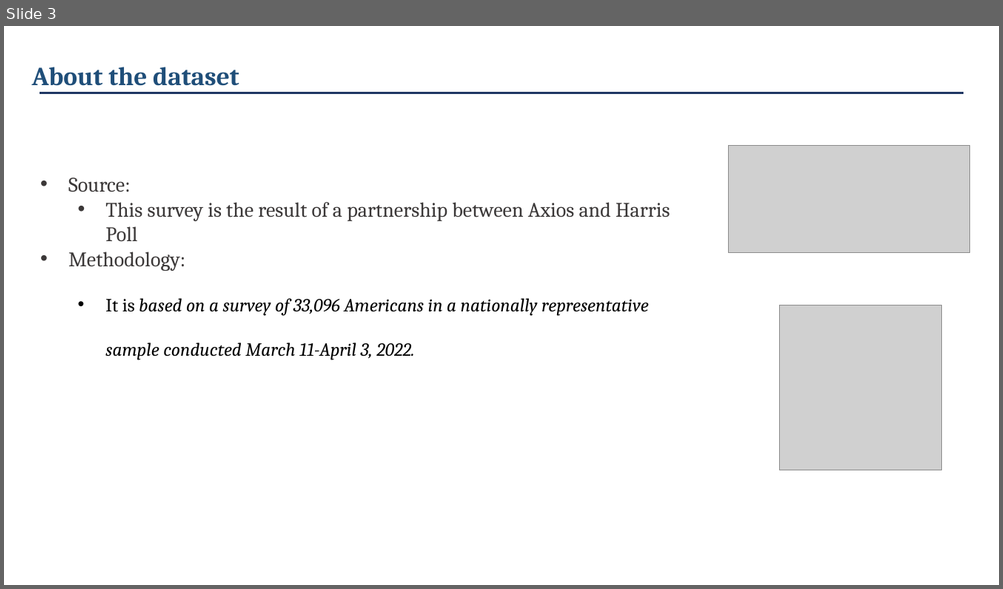
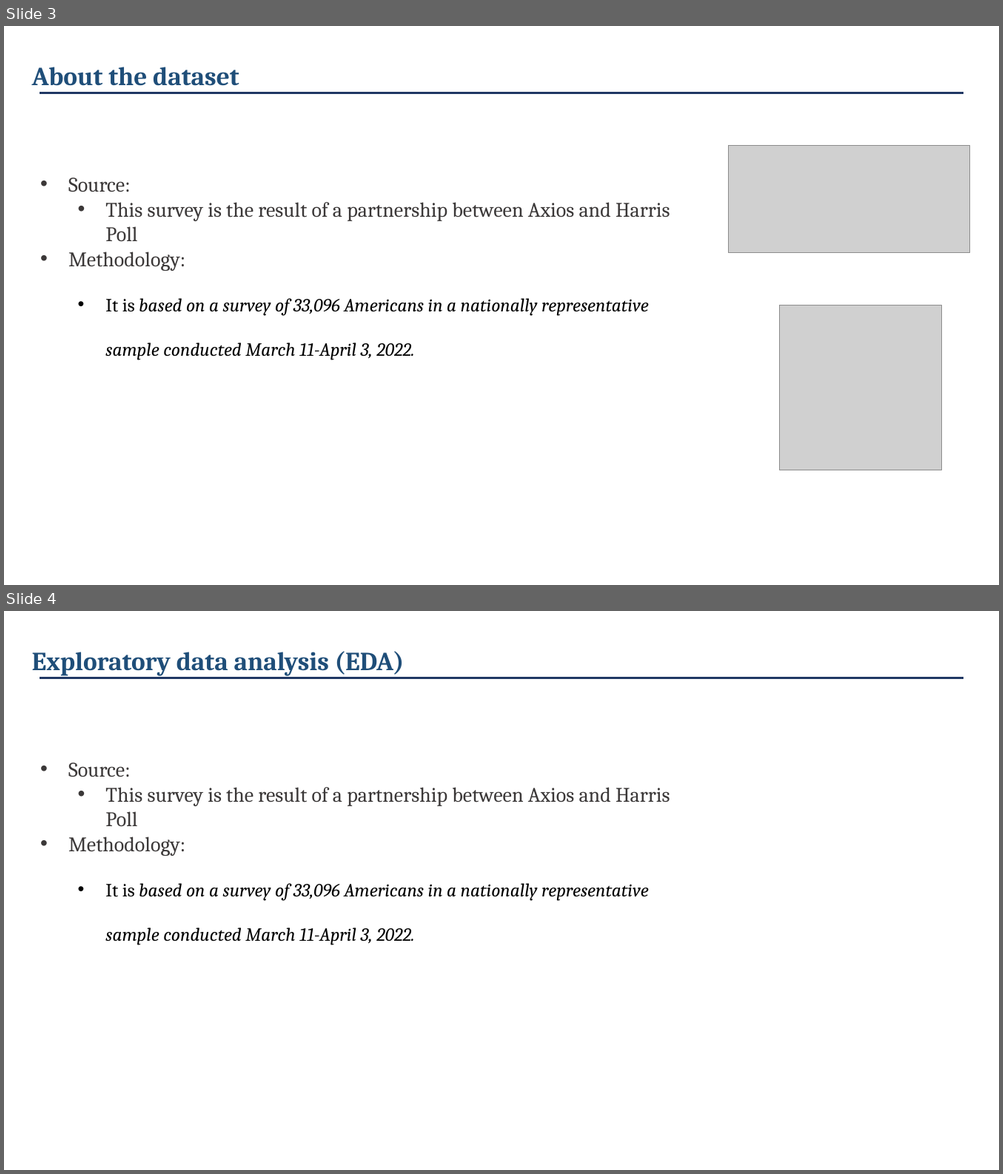
Before and after one commit to aeprogress/company-reputation-poll-eda, a slide deck: presentation/Presentation2.pptx. Shown one above the other, each under a label of ours: slide 3 before the commit, slides 3 and 4 after it. The pictures are 1003x589 and 1003x1174 pixels, drawn with LibreOffice and Linux fonts; fonts in the diff are those of the drawing; grey boxes stand for pictures. Boxes give left, top, right and bottom in pixels: in the first picture for what was removed or moved away, otherwise in the second. Text is boxed around its words. In the diff, an @@ line names an element or a change of style, - is before the commit and + after.

```diff
--- a/presentation/Presentation2.pptx
+++ b/presentation/Presentation2.pptx
@@ slide 4 added at (x1=4, y1=611, x2=999, y2=1170), background #FFFFFF @@
@@ title added at (x1=32, y1=651, x2=404, y2=676), 25.2 pt, text #1F4E79, bold @@
+Exploratory data analysis (EDA)
@@ line added from (40, 678) to (964, 678), #203864 2.25 pt @@
@@ text added at (x1=68, y1=763, x2=670, y2=945), 18 pt, text #000000, italic @@
+• Source:
+  • This survey is the result of a partnership between Axios and Harris Poll
+• Methodology:
+  • It is based on a survey of 33,096 Americans in a nationally representative sample conducted March 11-April 3, 2022.
```
Also in this commit, not shown: 2 slides changed.
